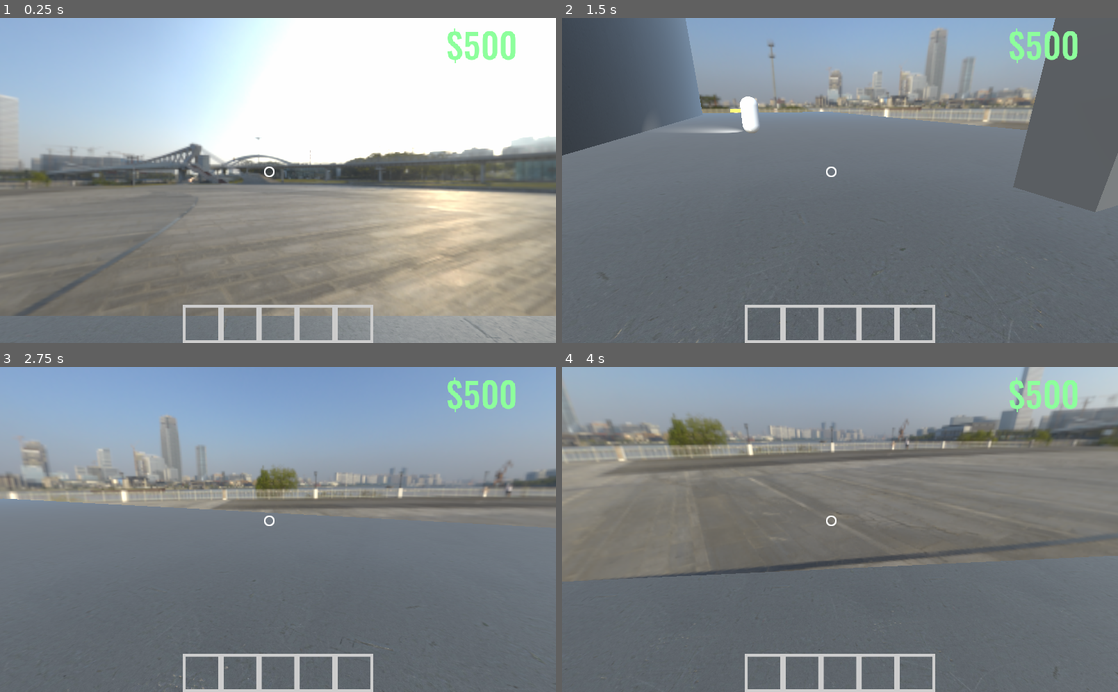
Above: before the commit, frames 1-4 (two rows, left to right).
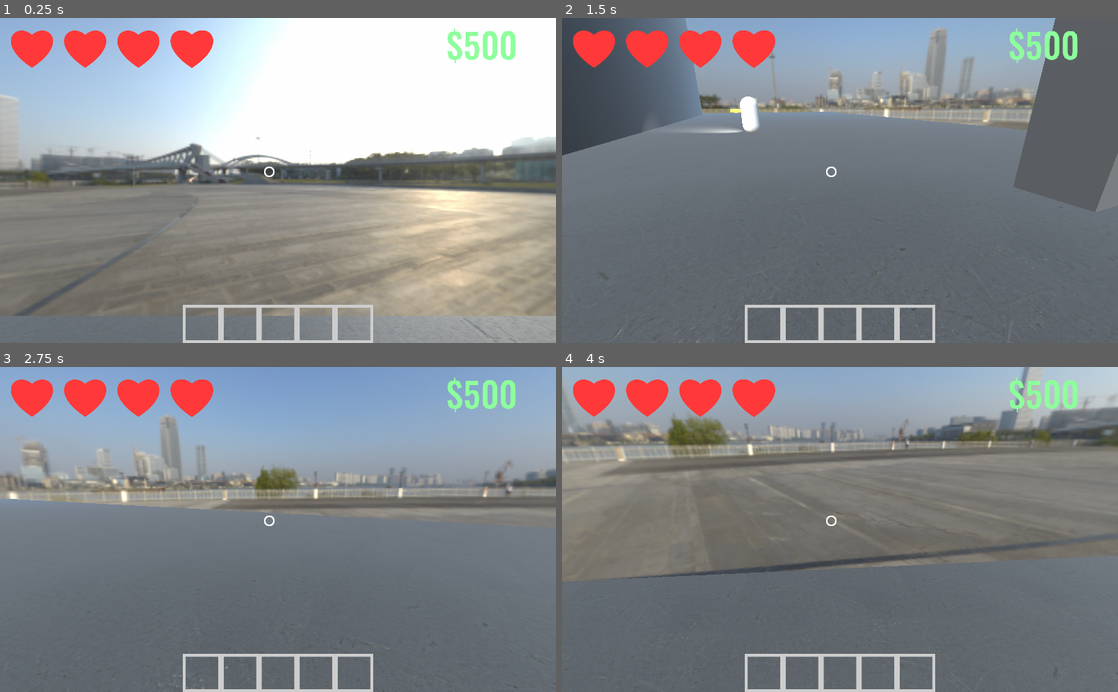
Above: after the commit, the same moments.

Repository: creikey/Mcguffin
Game: Godot game, scene res://prototype-levels/Enemies.tscn
The game is run twice, just before and just after one commit, with the same random seed, the same clock (stepped at 60 frames per second) and the same inputs. This scene is started directly instead of the project's main scene.
Inputs (mouse positions are in pixels of both pictures, inside the frame that each line leads up to):
- Up to frame 1 (0.25 s): no input
- Up to frame 2 (1.5 s): tap Enter at 0.5 s; move the mouse to (962, 164) at 0.52 s; press the mouse at (962, 164) at 0.53 s; hold D (right) 0.53-1.28 s; tap Ctrl (jump) at 0.77 s; tap Space at 1.25 s; move the mouse to (812, 180) at 1.27 s; release the mouse at (812, 180) at 1.28 s; hold W (forward) from 1.28 s (still down); tap 1 at 1.35 s
- Up to frame 3 (2.75 s): keep holding W (forward); tap Ctrl (jump) at 1.52 s; move the mouse to (289, 523) at 2.02 s; tap 5 at 2.1 s
- Up to frame 4 (4 s): keep holding W (forward); move the mouse to (834, 536) at 2.77 s; click (834, 536) at 2.85 s; tap Ctrl (jump) at 3.02, 3.77 s; move the mouse to (878, 532) at 3.52 s; tap 1 at 3.6 s

The runs differ from the first frame. In frame 1, 2.5% of the frame differs, in the area x 2-39%, y 3-16%; in frame 2, 2.5%; in frame 3, 2.5%; in frame 4, 2.5%.

Commit message:
Add hearts to ui and player

Diff:
--- a/Game.gd
+++ b/Game.gd
@@ -6,6 +6,7 @@
 const default_air_accel_factor = 2.0
 const default_jump_airtime = 0.7
 const default_jump_height = 2.0
+const max_health: int = 4
 
 # pearl
 const pearl_teleport_time = 3.0
--- /dev/null
+++ b/Heart.tscn
@@ -0,0 +1,13 @@
+[gd_scene load_steps=2 format=2]
+
+[ext_resource path="res://Heart.png" type="Texture" id=1]
+
+[node name="TextureRect1" type="TextureRect"]
+margin_right = 78.0
+margin_bottom = 93.0
+rect_pivot_offset = Vector2( 39, 46 )
+size_flags_horizontal = 3
+size_flags_vertical = 3
+texture = ExtResource( 1 )
+expand = true
+stretch_mode = 6
--- a/Player.gd
+++ b/Player.gd
@@ -24,9 +24,15 @@
 onready var toolbelt: Node = $Toolbelt # children must be Gadgets
 onready var gadget_api: GadgetAPI = $"../GadgetAPI" # gadgets need to see and feel too
 var money: int = 500
+var health: int = Game.max_health setget set_health
 var activated_gadget: Gadget = null setget set_activated_gadget
 
 var vel := Vector3()
+
+func set_health(new_health: int):
+	health = new_health
+	if health <= 0:
+		kill()
 
 func set_activated_gadget(new_activated_gadget):
 	if activated_gadget != null:
@@ -46,6 +52,7 @@
 	_clear_toolbelt()
 	params = default_params.duplicate(true)
 	money = 500
+	health = Game.max_health
 
 func try_purchase(gadget: GadgetPurchase):
 	if money < gadget.price:
@@ -72,6 +79,7 @@
 
 func hit(damage: int, from_point: Vector3):
 	vel = (global_transform.origin - from_point).normalized()*50.0
+	self.health -= 1
 
 func _input(event):
 	if event.is_action_pressed("capture_mouse"):
--- a/UI.gd
+++ b/UI.gd
@@ -3,9 +3,11 @@
 onready var player = $"../Player"
 
 onready var money = $MoneyLabel
+onready var heart_viewer = $HeartViewer
 
 func _process(_delta):
 	money.text = "$" + str(player.money)
+	heart_viewer.health = player.health
 
 func _on_Player_toolbelt_changed():
 	var c: int = 0
--- a/gadgets/GadgetAPI.gd
+++ b/gadgets/GadgetAPI.gd
@@ -26,6 +26,10 @@
 func get_ui() -> Node:
 	return _ui
 
+func add_ui_node(node: Control):
+	_ui.add_child(node)
+	_ui.move_child(node, 0)
+
 func self_destruct(gadget_ref):
 	_player.on_gadget_request_destroy(gadget_ref)
 
--- a/gadgets/Pearl/Pearl.gd
+++ b/gadgets/Pearl/Pearl.gd
@@ -16,7 +16,7 @@
 	lifespan_bar = preload("res://gadgets/Lifespanbar.tscn").instance()
 	lifespan_bar.gadget = self
 	lifespan_bar.max_val = Game.pearl_teleport_time
-	api.get_ui().add_child(lifespan_bar)
+	api.add_ui_node(lifespan_bar)
 
 func on_deactivate():
 	lifespan_bar.queue_free()
--- a/gadgets/shoes/Shoes.gd
+++ b/gadgets/shoes/Shoes.gd
@@ -10,7 +10,7 @@
 	lifespan_bar = preload("res://gadgets/Lifespanbar.tscn").instance()
 	lifespan_bar.gadget = self
 	lifespan_bar.max_val = Game.shoe_lifespan
-	api.get_ui().add_child(lifespan_bar)
+	api.add_ui_node(lifespan_bar)
 
 func on_deactivate():
 	api.set_fog(false)
--- /dev/null
+++ b/prototype-levels/HeartViewer.gd
@@ -0,0 +1,29 @@
+extends HBoxContainer
+
+export var heart_pack: PackedScene
+
+var health: int = Game.max_health
+
+var t: float = 0.0
+var hearts: Array = []
+
+func _ready():
+	for i in range(Game.max_health):
+		var new_heart = heart_pack.instance()
+		hearts.append(new_heart)
+		add_child(new_heart)
+
+func _process(delta):
+	t += delta
+	for i in range(4):
+		var target: float = 1.0
+		if health < i + 1:
+			target = 0.0
+		var n: Control = hearts[i]
+		n.modulate.a = lerp(n.modulate.a, target, delta*14.0)
+
+	var last_heart_scaling: float = 1.0
+	if health == 1:
+		last_heart_scaling = 1.0 + sin(t*3.0)*0.2
+	hearts[0].rect_scale.x = lerp(hearts[0].rect_scale.x, last_heart_scaling, delta*9.0)
+	hearts[0].rect_scale.y = hearts[0].rect_scale.x
--- a/prototype-levels/SimpleMain.tscn
+++ b/prototype-levels/SimpleMain.tscn
@@ -1,9 +1,11 @@
-[gd_scene load_steps=12 format=2]
+[gd_scene load_steps=14 format=2]
 
 [ext_resource path="res://level-elements/FinishLine/FinishLine.tscn" type="PackedScene" id=1]
 [ext_resource path="res://font.tres" type="DynamicFont" id=2]
+[ext_resource path="res://Heart.tscn" type="PackedScene" id=3]
 [ext_resource path="res://shanghai_riverside_1k.exr" type="Texture" id=4]
 [ext_resource path="res://Reticle.png" type="Texture" id=5]
+[ext_resource path="res://prototype-levels/HeartViewer.gd" type="Script" id=6]
 [ext_resource path="res://gadgets/GadgetAPI.gd" type="Script" id=9]
 [ext_resource path="res://Player.tscn" type="PackedScene" id=11]
 [ext_resource path="res://gadgets/GadgetInventoryInfo.tscn" type="PackedScene" id=12]
@@ -94,6 +96,18 @@
 margin_left = 617.0
 margin_right = 687.0
 
+[node name="HeartViewer" type="HBoxContainer" parent="UI"]
+margin_left = 20.0
+margin_top = 11.0
+margin_right = 393.0
+margin_bottom = 104.0
+custom_constants/separation = 20
+script = ExtResource( 6 )
+__meta__ = {
+"_edit_use_anchors_": false
+}
+heart_pack = ExtResource( 3 )
+
 [node name="Level" type="Spatial" parent="."]
 
 [node name="WorldEnvironment" type="WorldEnvironment" parent="Level"]
Binary file added: Heart.png
Not shown, added: Heart.png.import
